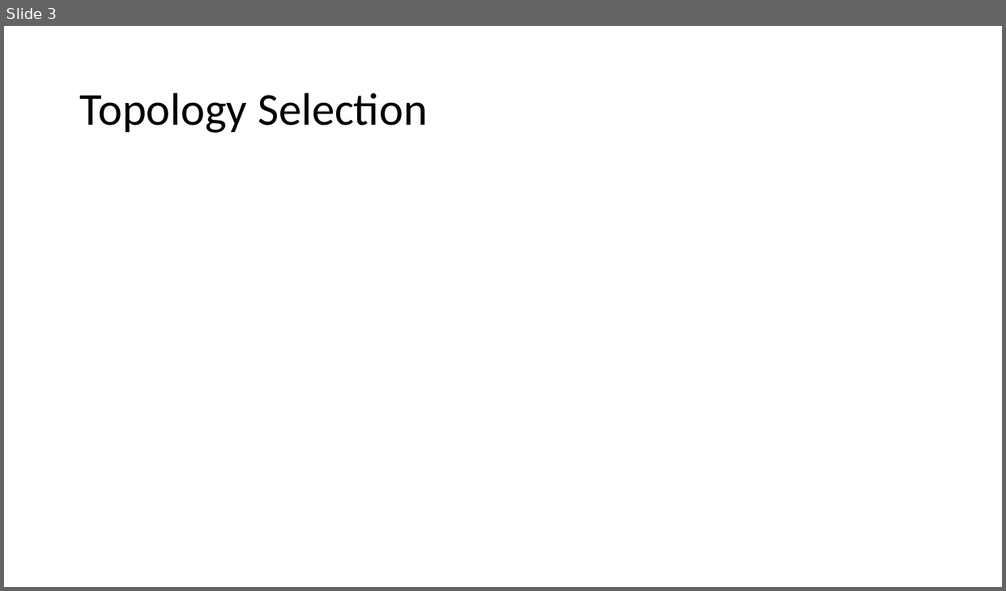
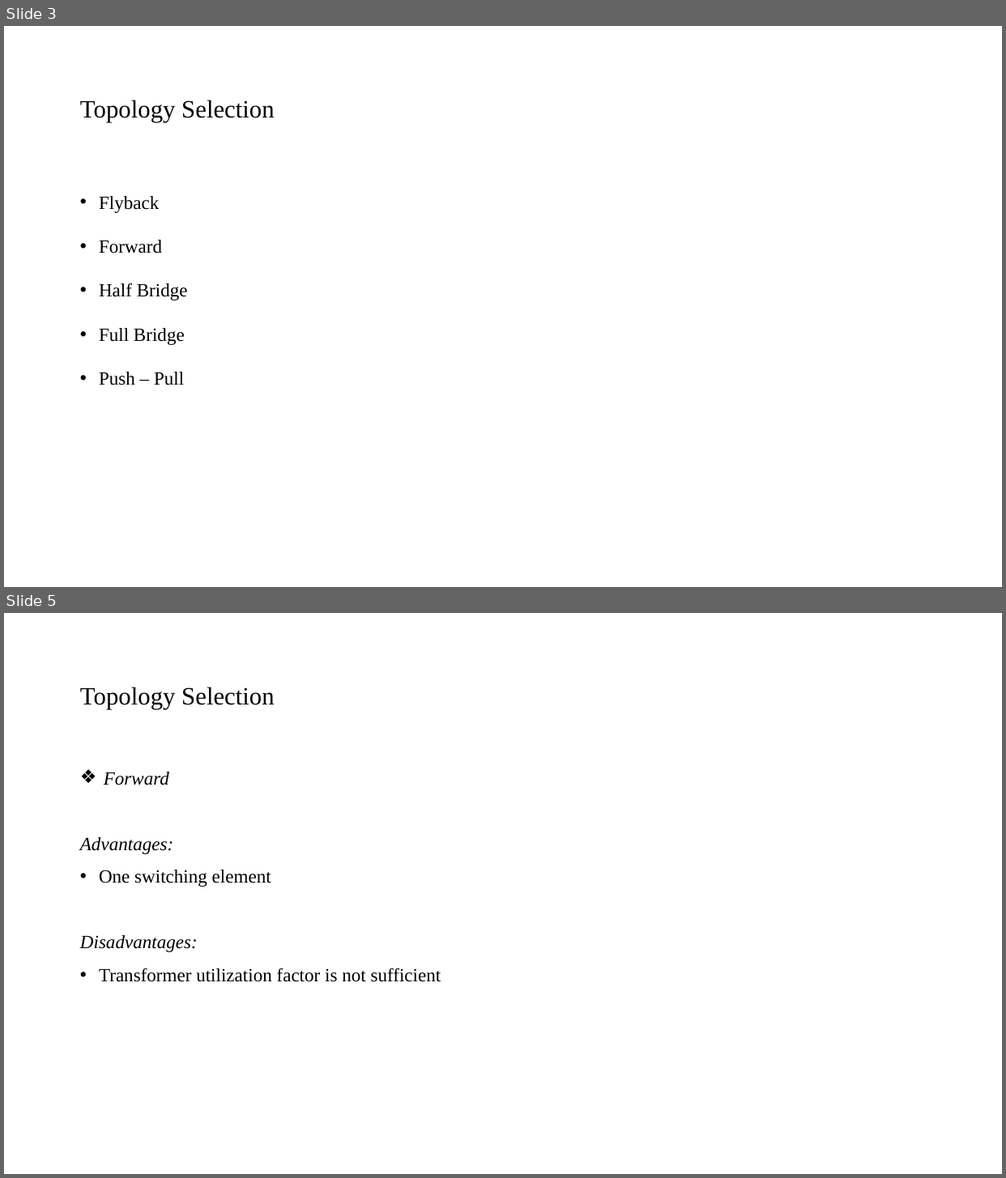
Before and after one commit to mustafayildz/EE464-Term-Project-, a slide deck: EE464_Proje_Sunu.pptx. Shown one above the other, each under a label of ours: slide 3 before the commit, slides 3 and 5 after it; the slides between them are not shown. The pictures are 1006x591 and 1006x1178 pixels, drawn with LibreOffice and Linux fonts; fonts in the diff are those of the drawing. Boxes give left, top, right and bottom in pixels: in the first picture for what was removed or moved away, otherwise in the second. Text is boxed around its words. In the diff, an @@ line names an element or a change of style, - is before the commit and + after.

```diff
--- a/EE464_Proje_Sunu.pptx
+++ b/EE464_Proje_Sunu.pptx
@@ slide 5 added at (4, 613, 1002, 1174), background #FFFFFF @@
@@ title added at (80, 687, 274, 709), 24 pt, text #000000 @@
+Topology Selection
@@ text added at (80, 772, 441, 982), 18 pt, text #000000 @@
+❖ Forward
+Advantages:
+• One switching element
+Disadvantages:
+• Transformer utilization factor is not sufficient
@@ slide 3 changed as well @@
@@ title "Topology Selection" at (80, 100, 274, 122): size 44 to 24 pt, font Calibri to Times New Roman @@
@@ text added at (99, 196, 188, 386), 18 pt, text #000000 @@
+• Flyback
+• Forward
+• Half Bridge
+• Full Bridge
+• Push – Pull
```
Also in this commit, not shown: 16 other slides changed, 13 other slides added, 1 slide removed, 1 other file.
